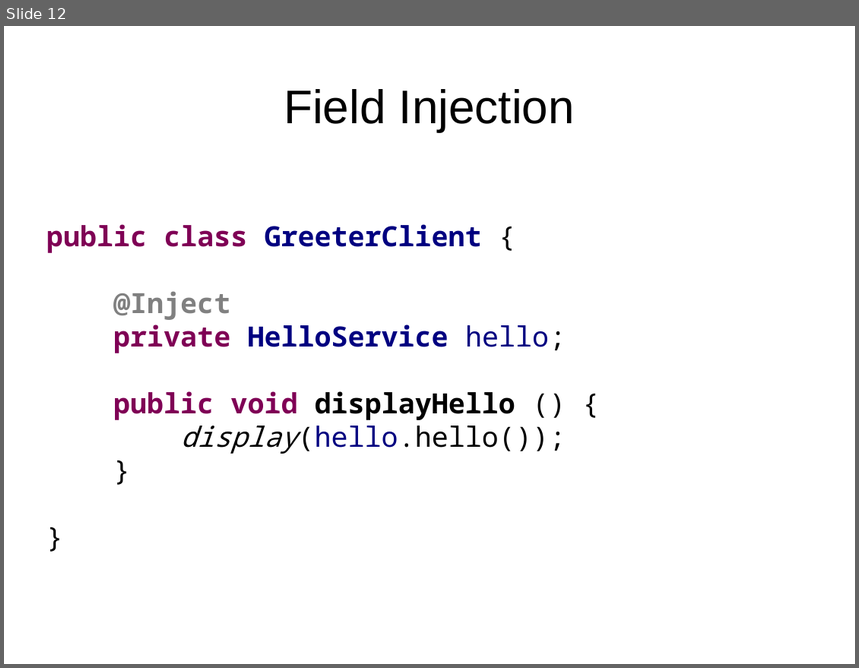
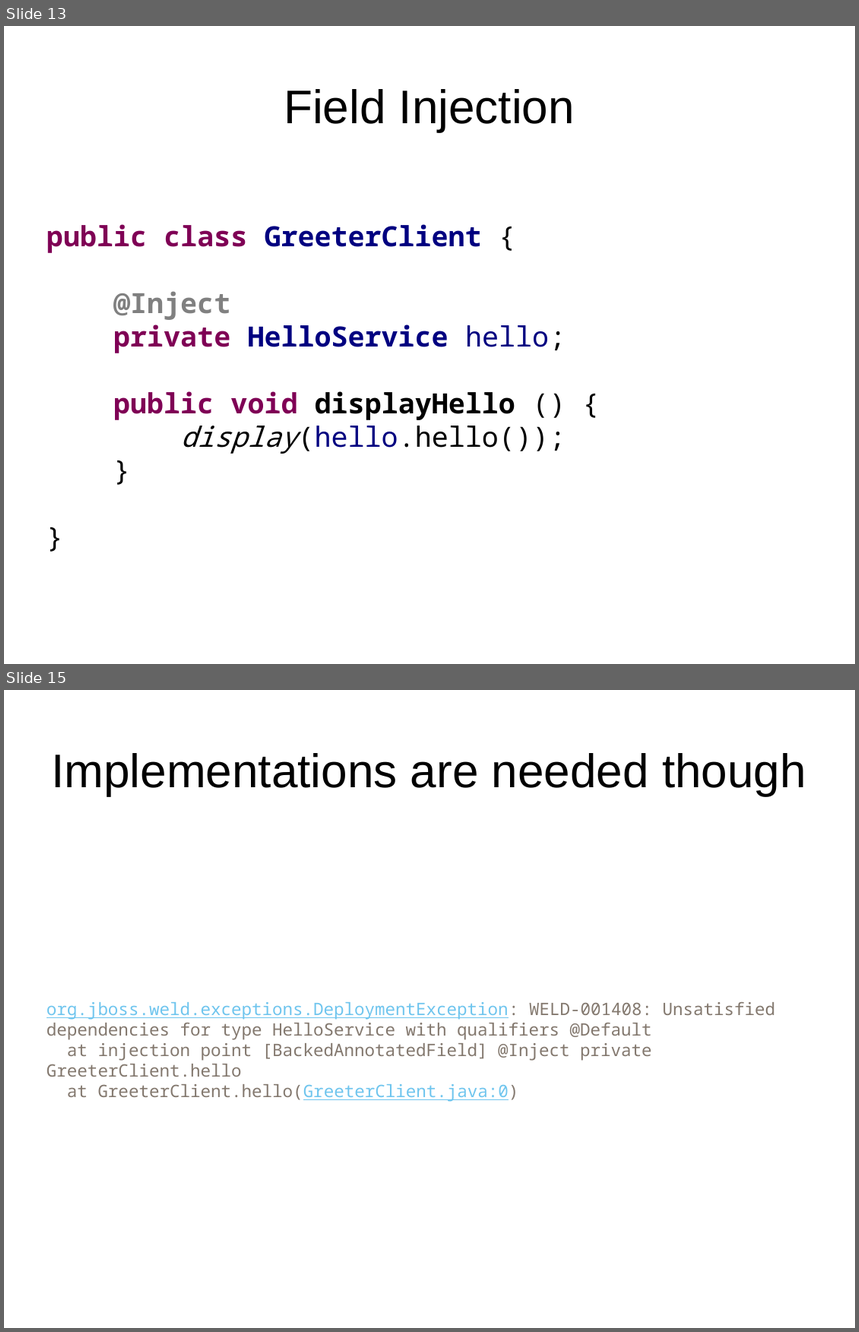
Before and after one commit to FrigoCoder/CDI, a slide deck: CDI.odp. Shown one above the other, each under a label of ours: slide 12 before the commit, slides 13 and 15 after it; the slides between them are not shown. The pictures are 859x668 and 859x1332 pixels, drawn with LibreOffice and Linux fonts; fonts in the diff are those of the drawing. Boxes give left, top, right and bottom in pixels: in the first picture for what was removed or moved away, otherwise in the second. Text is boxed around its words. In the diff, an @@ line names an element or a change of style, - is before the commit and + after.

```diff
--- a/CDI.odp
+++ b/CDI.odp
@@ slide 15 added at box(4, 690, 855, 1328), background #FFFFFF @@
@@ title added at box(51, 753, 807, 796), 44 pt, text #000000 @@
+Implementations are needed though
@@ text added at box(47, 1002, 776, 1102), 16 pt, text #83786E @@
+org.jboss.weld.exceptions.DeploymentException: WELD-001408: Unsatisfied dependencies for type HelloService with qualifiers @Default
+at injection point [BackedAnnotatedField] @Inject private GreeterClient.hello
+at GreeterClient.hello(GreeterClient.java:0)
@@ what was slide 12 is now slide 13 @@
```
Also in this commit, not shown: 2 slides changed, 2 other slides added, 8 other files.
